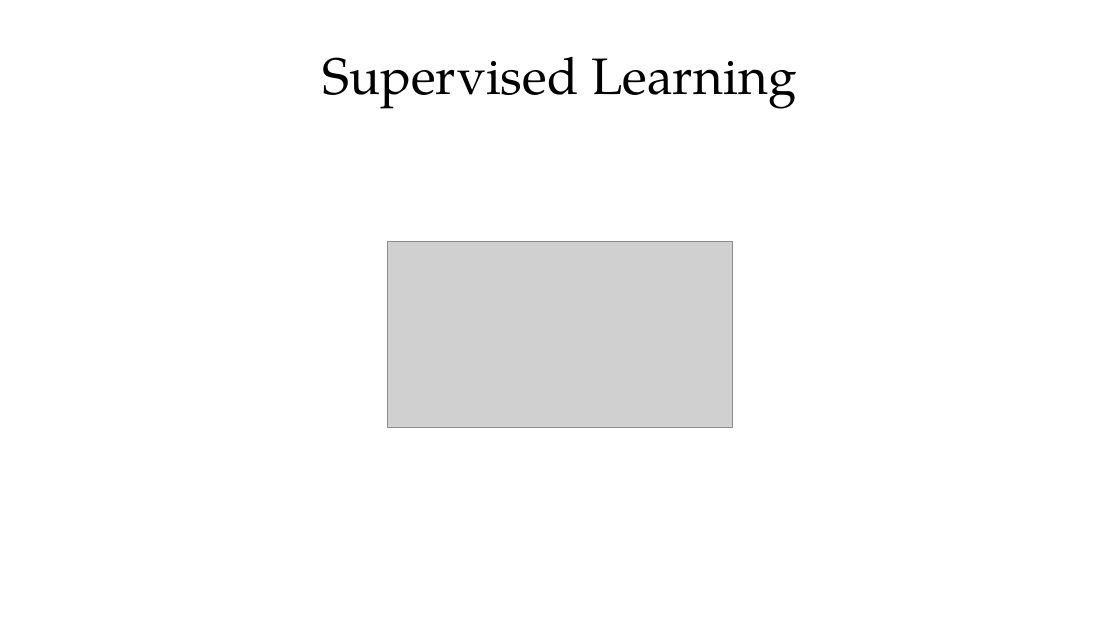
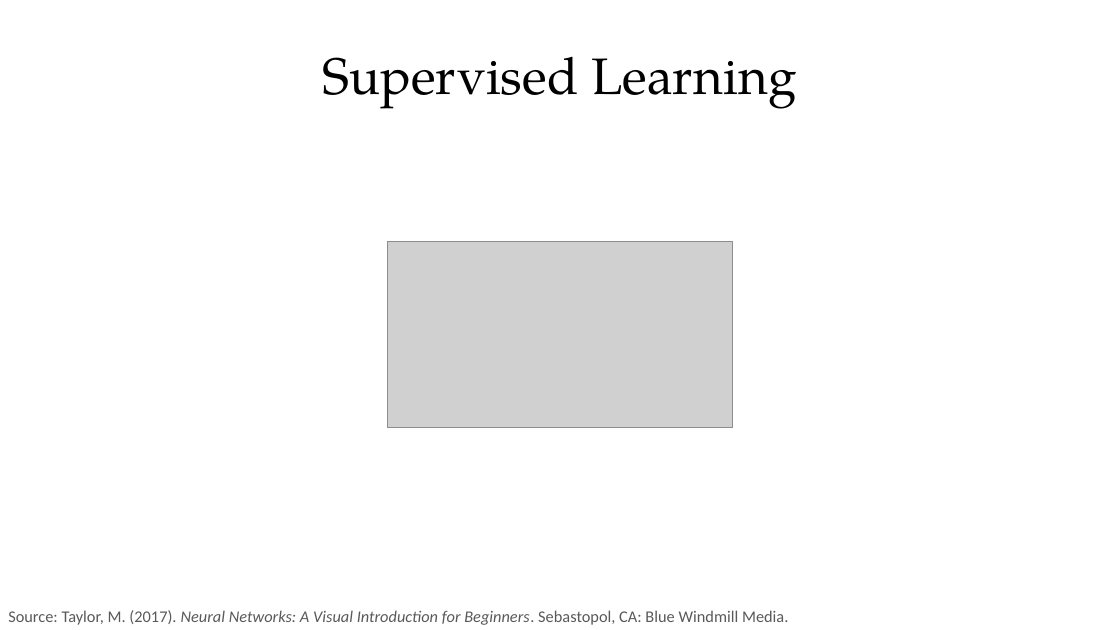
Before and after one commit to PracticumAI-Test/what_is_ai, a slide deck: slide 3 of ai_systems.pptx (slide 9 before the commit). Drawn at 1120x630 pixels with LibreOffice and Linux fonts; fonts in the diff are those of the drawing; grey boxes stand for pictures. Boxes give left, top, right and bottom in pixels: in the first picture for what was removed or moved away, otherwise in the second. Text is boxed around its words. In the diff, an @@ line names an element or a change of style, - is before the commit and + after.

```diff
--- a/ai_systems.pptx
+++ b/ai_systems.pptx
@@ text added at [8,610,788,625], 14 pt, text #595959 @@
+Source: Taylor, M. (2017). Neural Networks: A Visual Introduction for Beginners. Sebastopol, CA: Blue Windmill Media.
```
Also in this commit, not shown: 9 other slides changed, 4 slides added, 9 slides removed, 1 other file.
